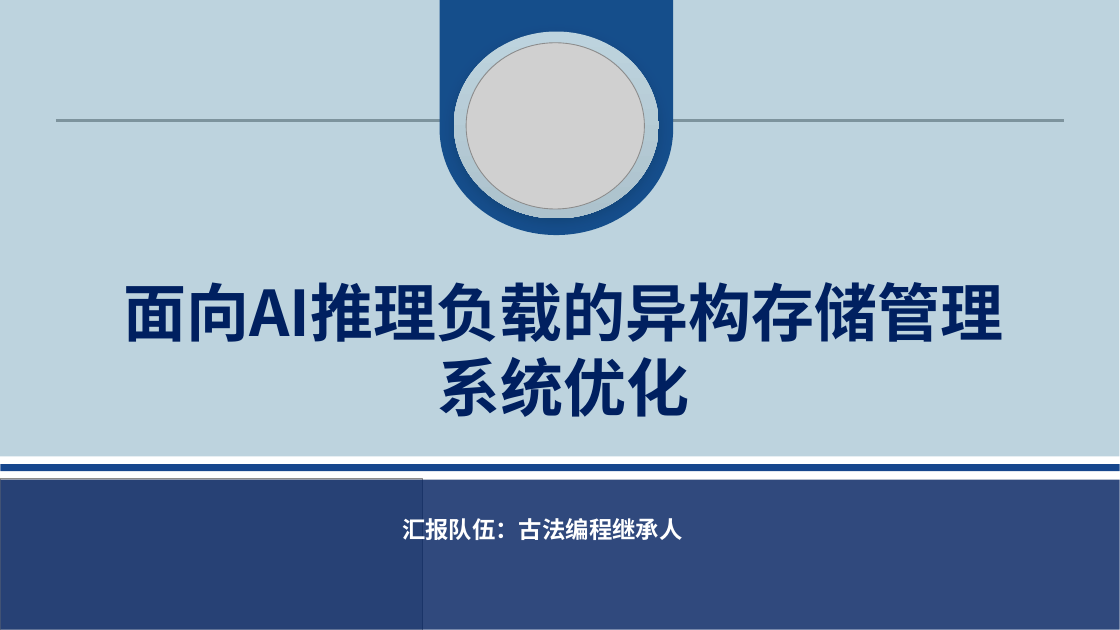
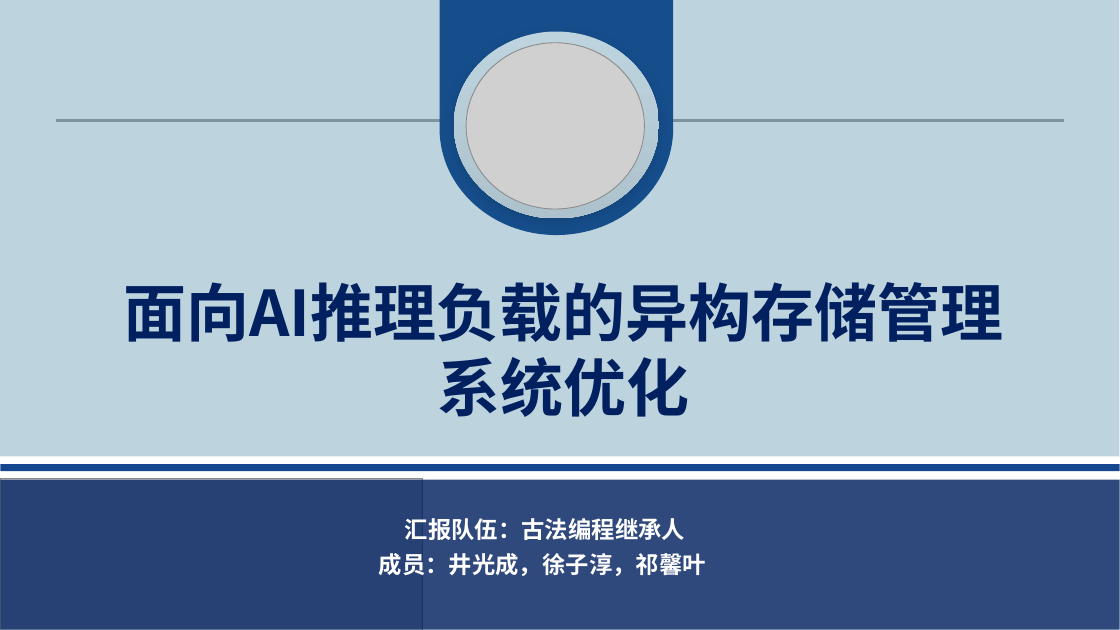
Before and after one commit to Claisenn/xiyoulinux-kvcache-optimizer, a slide deck: slide 1 of 初赛PPT.pptx. Drawn at 1120x630 pixels with LibreOffice and Linux fonts; fonts in the diff are those of the drawing; grey boxes stand for pictures. Boxes give left, top, right and bottom in pixels: in the first picture for what was removed or moved away, otherwise in the second. Text is boxed around its words. In the diff, an @@ line names an element or a change of style, - is before the commit and + after.

```diff
--- a/初赛PPT.pptx
+++ b/初赛PPT.pptx
@@ text at (379, 553, 706, 576): paragraph added @@
+成员：井光成，徐子淳，祁馨叶
```
Also in this commit, not shown: 1 other slide changed, 1 slide added, 1 slide removed, 41 other files.
